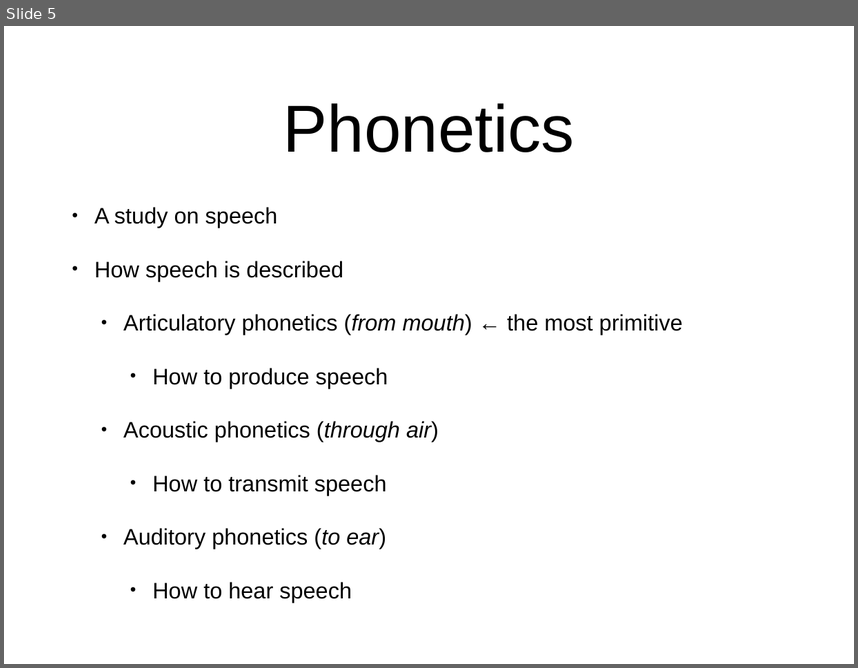
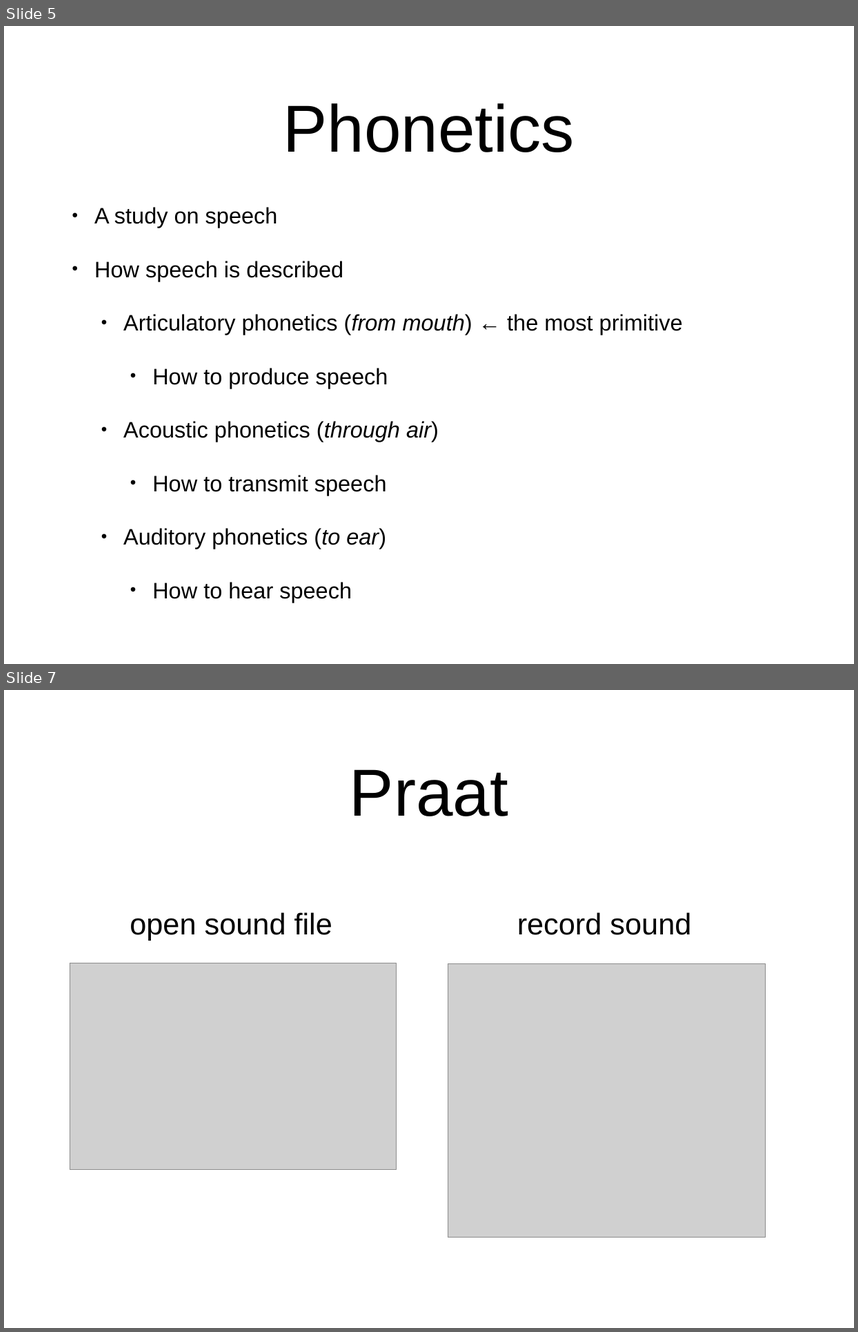
Before and after one commit to hsnam95/class2021Fall, a slide deck: phonetics2021Fall.pptx. Shown one above the other, each under a label of ours: slide 5 before the commit, slides 5 and 7 after it; the slides between them are not shown. The pictures are 858x668 and 858x1332 pixels, drawn with LibreOffice and Linux fonts; fonts in the diff are those of the drawing; grey boxes stand for pictures. Boxes give left, top, right and bottom in pixels: in the first picture for what was removed or moved away, otherwise in the second. Text is boxed around its words. In the diff, an @@ line names an element or a change of style, - is before the commit and + after.

```diff
--- a/phonetics2021Fall.pptx
+++ b/phonetics2021Fall.pptx
@@ slide 7 added at [4, 690, 854, 1328], background #FFFFFF @@
@@ title added at [350, 769, 508, 816], 80 pt, text #000000 @@
+Praat
@@ text added at [130, 912, 332, 940], 36 pt, text #000000 @@
+open sound file
@@ text added at [517, 912, 691, 935], 36 pt, text #000000 @@
+record sound
@@ picture added at [70, 963, 397, 1169] @@
@@ picture added at [448, 964, 766, 1237] @@
```
Also in this commit, not shown: 3 other slides added.
